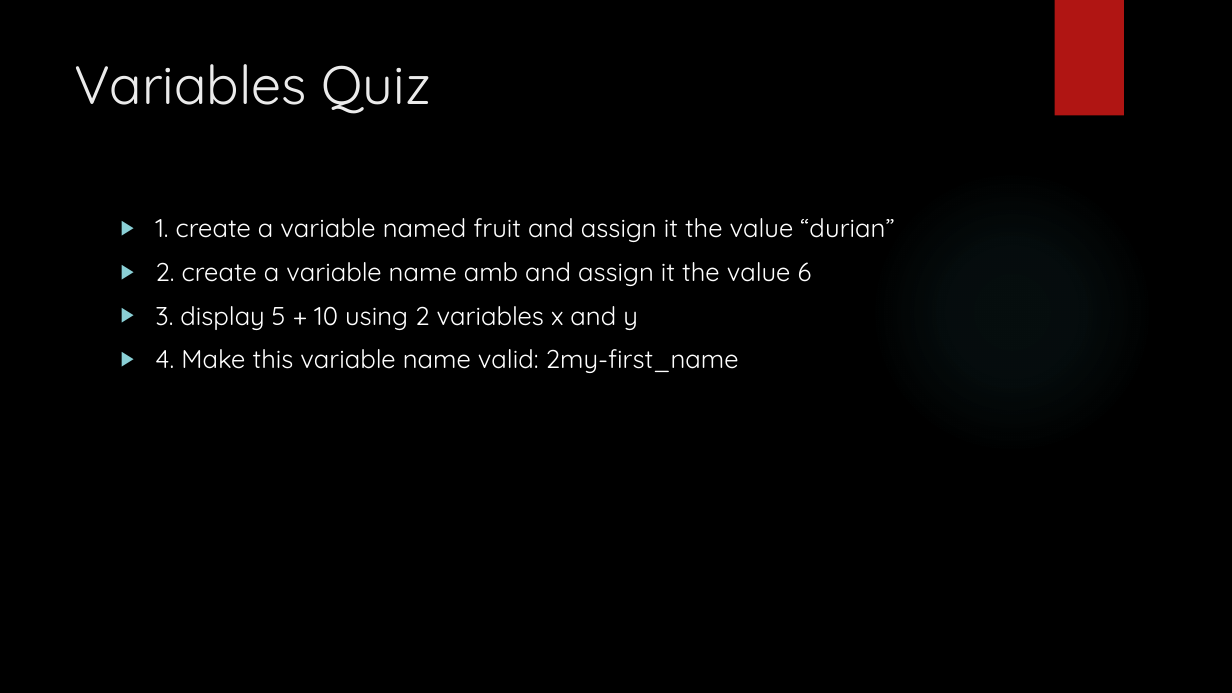
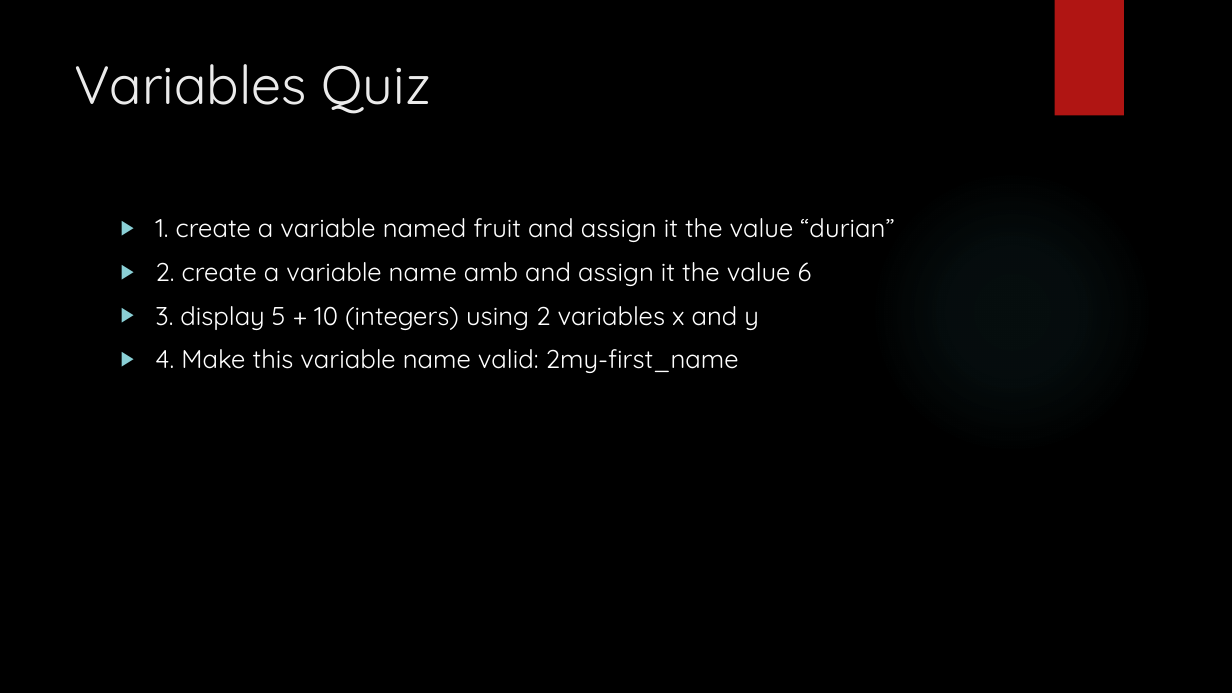
Before and after one commit to siddbose97/pythonWorkshop, a slide deck: slide 20 of pythonpresentation.pptx. Drawn at 1232x693 pixels with LibreOffice and Linux fonts; fonts in the diff are those of the drawing; background and template pictures are left out. Boxes give left, top, right and bottom in pixels: in the first picture for what was removed or moved away, otherwise in the second. Text is boxed around its words. In the diff, an @@ line names an element or a change of style, - is before the commit and + after.

```diff
--- a/pythonpresentation.pptx
+++ b/pythonpresentation.pptx
@@ text at [155, 306, 759, 330]: text changed @@
-▶ 3. display 5 + 10 using 2 variables x and y
+▶ 3. display 5 + 10 (integers) using 2 variables x and y
```
Also in this commit, not shown: 14 other slides changed, 4 other files.
